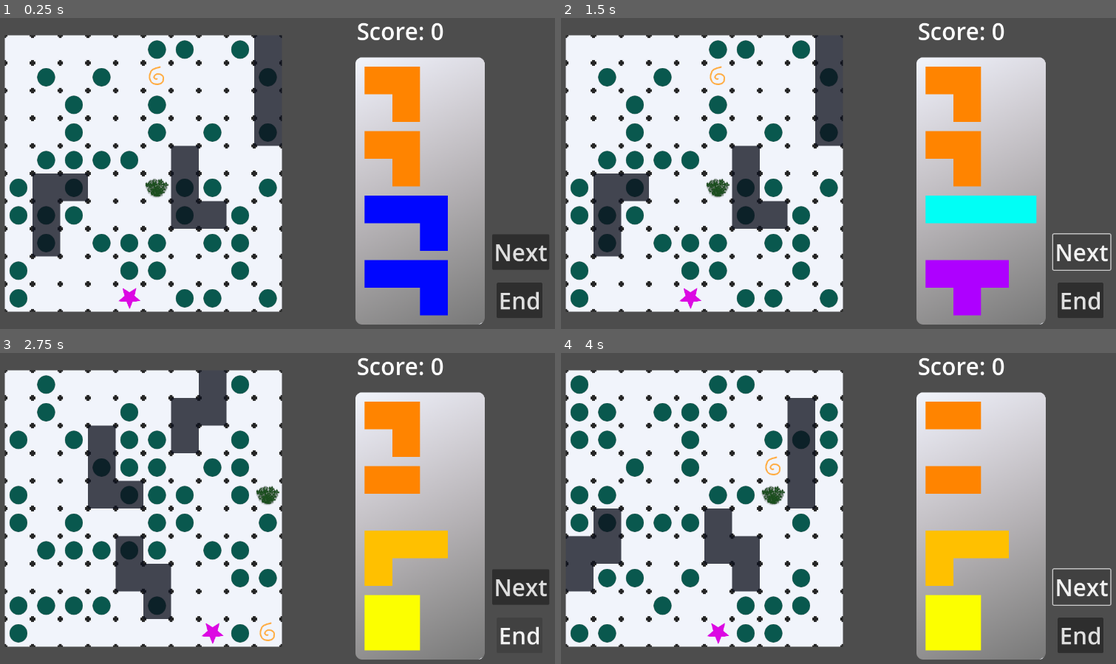
Above: before the commit, frames 1-4 (two rows, left to right).
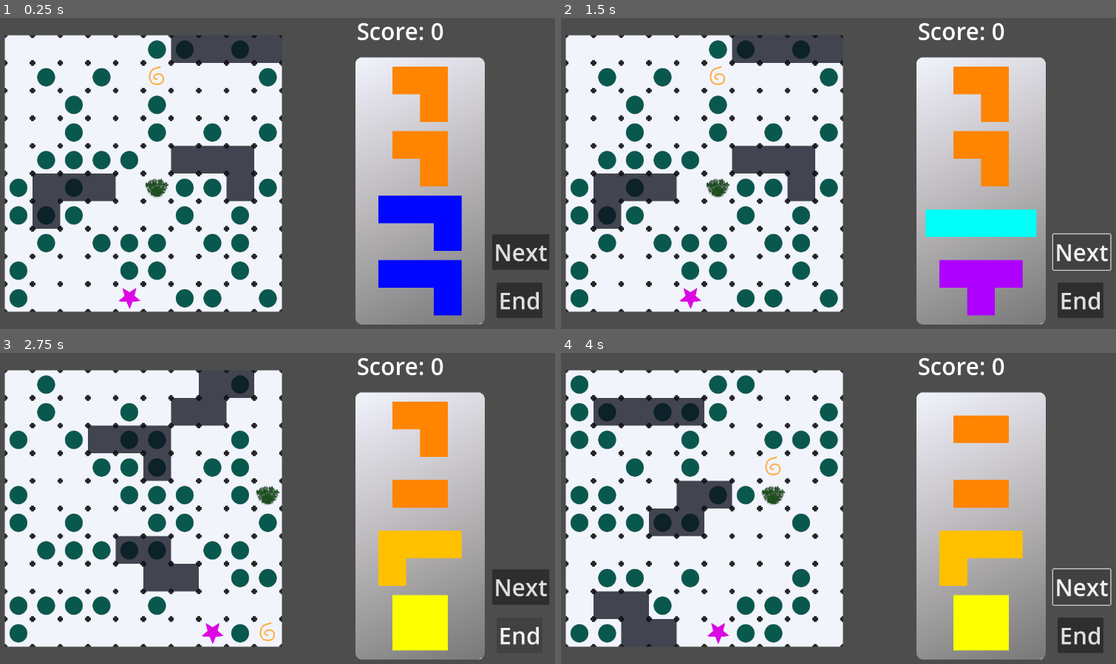
Above: after the commit, the same moments.

Repository: mDuo13/ld54
Game: Godot game, scene res://Scenes/PlayGame.tscn
Two runs of this game, one before a commit and one after it. Both use one fixed random seed, a clock stepped at 60 frames per second and the inputs below.
Inputs:
- Up to frame 1 (0.25 s): no input
- Up to frame 2 (1.5 s): click "Next" at 0.5 s; click "Next" at 1.25 s
- Up to frame 3 (2.75 s): click "End" at 2 s
- Up to frame 4 (4 s): click "End" at 2.75 s; click "Next" at 3.5 s

The runs differ from the first frame. In frame 1, 12% of the frame differs, in the area x 5-84%, y 5-96%; in frame 2, 12%; in frame 3, 11%; in frame 4, 16%, in the area x 0-84%, y 14-96%.

Commit message:
partly fix collision/rotation

Diff:
--- a/Scenes/Piece.tscn
+++ b/Scenes/Piece.tscn
@@ -11,6 +11,5 @@
 
 [node name="Sprite2D" type="Sprite2D" parent="."]
 texture = ExtResource("1_x6ncf")
-centered = false
 
 [node name="CollisionPolygon2D" type="CollisionPolygon2D" parent="."]
--- a/Scripts/piece.gd
+++ b/Scripts/piece.gd
@@ -129,8 +129,8 @@
 		"image" : preload("res://Assets/I_Piece.png"),
 		"vertices" : [
 			Vector2(0, 0),
-			Vector2(180, 0),
-			Vector2(180, 60),
+			Vector2(240, 0),
+			Vector2(240, 60),
 			Vector2(0, 60)
 		],
 		"cells" : [
@@ -181,6 +181,7 @@
 	piece = pieces[p]
 	$Sprite2D.texture = piece["image"]
 	$CollisionPolygon2D.polygon = piece["vertices"]
+	$CollisionPolygon2D.position = Vector2(-cell_width()*30, -cell_height()*30)
 
 func set_piece_type(t: String = ""):
 	if not t:
@@ -205,17 +206,53 @@
 		for x in range(len(piece["cells"][0])):
 			matrix[len(piece["cells"][0]) - x - 1][y] = piece["cells"][y][x]
 	piece["cells"] = matrix
+	print_matrix(piece["cells"])
 
 func cells_clockwise():
 	cells_counterclockwise()
 	cells_counterclockwise()
 	cells_counterclockwise()
+
+func cell_height():
+	var max_y=0
+	for dy in range(piece["cells"].size()):
+		for dx in range(piece.cells[dy].size()):
+			if piece.cells[dy][dx] and dy > max_y:
+				max_y = dy
+	return max_y+1
+
+func cell_width():
+	var max_x=0
+	for dy in range(piece["cells"].size()):
+		for dx in range(piece.cells[dy].size()):
+			if piece.cells[dy][dx] and dx > max_x:
+				max_x = dx
+	return max_x+1
+
+func snap_to(gridw, gridh, test_only=false):
+	var from_center = Vector2(cell_width()*30, cell_height()*30)
+	var new_pos = Vector2((
+		Vector2i(position) /
+		Vector2i(gridw, gridh)
+	) * Vector2i(gridw, gridh)) + from_center
+	if test_only:
+		return new_pos
+	else:
+		position = new_pos
+		return position
+
+func snap(test_only=false):
+	snap_to(60,60, test_only)
+
+func top_left():
+	return position-Vector2(cell_width()*30, cell_height()*30)
 
 func _process(_delta):
 	if (mouse_over && !dragging && Input.is_action_just_pressed("select")):
 		dragging = true
 	if (dragging && Input.is_action_pressed("select")):
 		set_position(get_viewport().get_mouse_position())
+		snap()
 	else:
 		if dragging == true:
 			emit_signal("piece_drop", position, self)
--- a/Scripts/piece_manager.gd
+++ b/Scripts/piece_manager.gd
@@ -5,6 +5,7 @@
 const PIECE_SCENE = preload(PIECE)
 const MARGIN = 20
 const PIECE_HEIGHT = 120
+const PIECE_WIDTH = 240
 
 const BAG_CONTENTS = {
 	"basic": 2,
@@ -28,15 +29,15 @@
 func add_piece(piecetype:String = "") -> void:
 	# Note: this piece count doesn't work as we want if we freed pieces this frame
 	var piece_count = get_tree().get_nodes_in_group("Unplaced Pieces").size()
-	var offset = Vector2(MARGIN, MARGIN + (piece_count*PIECE_HEIGHT) + (piece_count*MARGIN))
+	var offset = Vector2(MARGIN + PIECE_WIDTH/2, MARGIN + (piece_count*PIECE_HEIGHT) + (piece_count*MARGIN) + PIECE_HEIGHT/2)
 	make_piece_at($Cart.position + offset, piecetype)
 
 func make_bag() -> void:
-	var coords = $Cart.position + Vector2(MARGIN, MARGIN)
+	var coords = $Cart.position + Vector2(MARGIN + PIECE_WIDTH/2, MARGIN+PIECE_HEIGHT/2)
 	for t in BAG_CONTENTS:
 		for i in range(BAG_CONTENTS[t]):
 			make_piece_at(coords, t)
-			coords += Vector2(0, PIECE_HEIGHT+MARGIN)
+			coords += Vector2(0, (PIECE_HEIGHT)+MARGIN)
 
 # Called every frame. 'delta' is the elapsed time since the previous frame.
 #func _process(delta):
--- a/Scripts/plate.gd
+++ b/Scripts/plate.gd
@@ -227,9 +227,9 @@
 func test_piece_placement(base_coords:Vector2i, cells2d: Array, color: String) -> Array:
 	## Really the return type is Array[Vector2i] except sometimes it's empty
 	var q_change = []
-	for dx in range(cells2d.size()):
-		for dy in range(cells2d[dx].size()):
-			if not cells2d[dx][dy]:
+	for dy in range(cells2d.size()):
+		for dx in range(cells2d[dy].size()):
+			if not cells2d[dy][dx]:
 				# not a filled cell
 				continue
 			var cell_coords = base_coords + Vector2i(dx, dy)
@@ -247,13 +247,13 @@
 	return q_change
 
 func _on_piece_drop(pos: Vector2i, piece: Piece):
-	var coords = map_coords_of(pos, true) # based on top left corner of piece hitbox
+	var coords = map_coords_of(piece.top_left())
+	print("dropping piece at map coords", coords)
 	var color : String = piece.piece.type
 	#TODO: handle rotation, maybe some other stuff
 
 	var bump_score = 0
 	var cells2d : Array = piece.piece.cells#TODO: piece.piece.cells?? ### grumble, "nested typed collections" like Array[Array[int]] aren't supported
-	print(cells2d)
 	var q_change = test_piece_placement(coords, cells2d, color)
 
 	if not q_change.size():
@@ -270,7 +270,7 @@
 	#TODO: actually do score and animation stuff
 
 	# snap piece's actual position & make it
-	piece.position = (Vector2i(piece.position+Vector2(30,30)) / Vector2i(60,60)) * Vector2i(60,60) #TODO: fix magic numbers
+	#piece.snap_to(60,60)
 	piece.input_pickable = false
 	piece.modulate.a = 0.4 # temp, for visibility
 	piece.remove_from_group("Unplaced Pieces")
